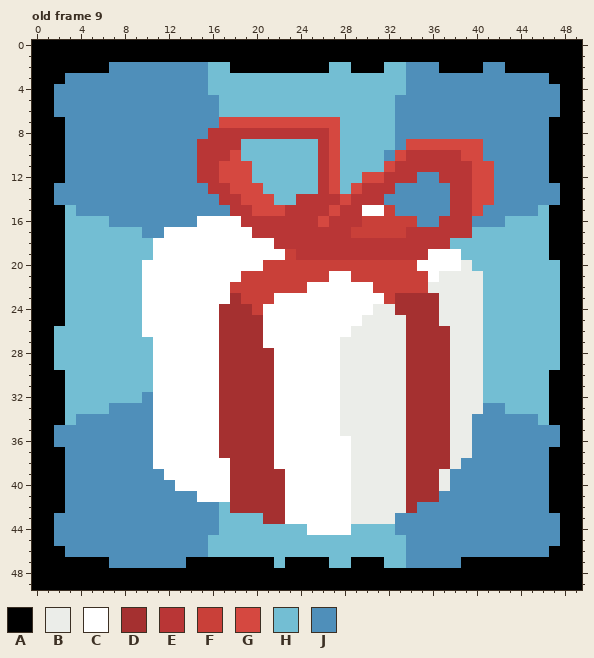
Pixel-art file: theSandbox/.ngstuff/medals.ase. Above is the file before it was changed.
50x50 pixels, 16 frames. Colours within 5 levels of each other are drawn and written as one. Shown: old frame 9. The commit also changed other frames, which this record leaves out.
Visible layers, top first: "Layer 1", "Layer 3", "Layer 2".
Palette (. is transparent): A #000000  B #ebede9  C #ffffff  D #a53030  E #b93636  F #c94039  G #d54840  H #73bed3  J #4f8fba
Pixels before, old frame 9 (only the part around the change), first column x 0:
 0 AAAAAAAAAAAAAAAAAAAAAAAAAAAAAAAAAAAAAAAAAAAAAAAAAA
 1 AAAAAAAAAAAAAAAAAAAAAAAAAAAAAAAAAAAAAAAAAAAAAAAAAA
 2 AAAAAAAJJJJJJJJJHHAAAAAAAAAHHAAAHHJJJAAAAJJAAAAAAA
 3 AAAJJJJJJJJJJJJJHHHHHHHHHHHHHHHHHHJJJJJJJJJJJJJAAA
 4 AAJJJJJJJJJJJJJJHHHHHHHHHHHHHHHHHHJJJJJJJJJJJJJJAA
 5 AAJJJJJJJJJJJJJJJHHHHHHHHHHHHHHHHJJJJJJJJJJJJJJJAA
 6 AAJJJJJJJJJJJJJJJHHHHHHHHHHHHHHHHJJJJJJJJJJJJJJJAA
 7 AAAJJJJJJJJJJJJJJGGGGGGGGGGGHHHHHJJJJJJJJJJJJJJAAA
 8 AAAJJJJJJJJJJJJJEEEEEEEEEEEGHHHHHJJJJJJJJJJJJJJAAA
 9 AAAJJJJJJJJJJJJEEEEHHHHHHHEGHHHHHJGGGGGGGJJJJJJAAA
10 AAAJJJJJJJJJJJJEEEGHHHHHHHEGHHHHJGEEEEEGGJJJJJJAAA
11 AAAJJJJJJJJJJJJEEGGGHHHHHHEGHHHHGEEEEEEEGGJJJJJAAA
12 AAAJJJJJJJJJJJJEEGGGHHHHHHEGHHGGEEEJJEEEGGJJJJJAAA
13 AAJJJJJJJJJJJJJJEEGGGHHHHHEGHGEEEJJJJJEEGGJJJJJJAA
14 AAJJJJJJJJJJJJJJJEEGGGHHEEEEGEEEJJJJJJEEGGJJJJJJAA
15 AAAHJJJJJJJJJJJJJJEEGGGEEEEGEECCFJJJJJEEGJJJJJHAAA
16 AAAHHHHJJJJJJJJCCCCEEEEEEEGEEEFFFFFJJEEEJJJHHHHAAA
17 AAAHHHHHHHJJCCCCCCCCEEEEEEEEEFFFFFEEEEEEHHHHHHHAAA
18 AAAHHHHHHHHCCCCCCCCCCCEEEEEEEEEEEEEEEEHHHHHHHHHAAA
19 AAAHHHHHHHHCCCCCCCCCCCCFEEEEEEEEEEEECCCHHHHHHHHAAA
20 AAAHHHHHHHCCCCCCCCCCCFFFFFFFFFFFFFFCCCCBHHHHHHHHAA
21 AAAHHHHHHHCCCCCCCCCFFFFFFFFCCFFFFFFFCBBBBHHHHHHHAA
22 AAAHHHHHHHCCCCCCCCFFFFFFFCCCCCCFFFFFBBBBBHHHHHHHAA
23 AAAHHHHHHHCCCCCCCCDFFFCCCCCCCCCCFDDDDBBBBHHHHHHHAA
24 AAAHHHHHHHCCCCCCCDDDFCCCCCCCCCCBBDDDDBBBBHHHHHHHAA
25 AAAHHHHHHHCCCCCCCDDDDCCCCCCCCCBBBBDDDBBBBHHHHHHHAA
26 AAHHHHHHHHCCCCCCCDDDDCCCCCCCCBBBBBDDDDBBBHHHHHHHAA
27 AAHHHHHHHHHCCCCCCDDDDCCCCCCCBBBBBBDDDDBBBHHHHHHHAA
28 AAHHHHHHHHHCCCCCCDDDDDCCCCCCBBBBBBDDDDBBBHHHHHHHAA
29 AAHHHHHHHHHCCCCCCDDDDDCCCCCCBBBBBBDDDDBBBHHHHHHHAA
30 AAAHHHHHHHHCCCCCCDDDDDCCCCCCBBBBBBDDDDBBBHHHHHHAAA
31 AAAHHHHHHHHCCCCCCDDDDDCCCCCCBBBBBBDDDDBBBHHHHHHAAA
32 AAAHHHHHHHJCCCCCCDDDDDCCCCCCBBBBBBDDDDBBBHHHHHHAAA
33 AAAHHHHJJJJCCCCCCDDDDDCCCCCCBBBBBBDDDDBBBJJHHHHAAA
34 AAAHJJJJJJJCCCCCCDDDDDCCCCCCBBBBBBDDDDBBJJJJJJHAAA
35 AAJJJJJJJJJCCCCCCDDDDDCCCCCCBBBBBBDDDDBBJJJJJJJJAA
36 AAJJJJJJJJJCCCCCCDDDDDCCCCCCCBBBBBDDDDBBJJJJJJJJAA
37 AAAJJJJJJJJCCCCCCDDDDDCCCCCCCBBBBBDDDDBBJJJJJJJAAA
38 AAAJJJJJJJJCCCCCCCDDDDCCCCCCCBBBBBDDDDBJJJJJJJJAAA
39 AAAJJJJJJJJJCCCCCCDDDDDCCCCCCBBBBBDDDBJJJJJJJJJAAA
40 AAAJJJJJJJJJJCCCCCDDDDDCCCCCCBBBBBDDDBJJJJJJJJJAAA
41 AAAJJJJJJJJJJJJCCCDDDDDCCCCCCBBBBBDDDJJJJJJJJJJAAA
42 AAAJJJJJJJJJJJJJJHDDDDDCCCCCCBBBBBDJJJJJJJJJJJJAAA
43 AAJJJJJJJJJJJJJJJHHHHDDCCCCCCBBBBJJJJJJJJJJJJJJJAA
44 AAJJJJJJJJJJJJJJJHHHHHHHHCCCCHHHHJJJJJJJJJJJJJJJAA
45 AAJJJJJJJJJJJJJJHHHHHHHHHHHHHHHHHHJJJJJJJJJJJJJJAA
46 AAAJJJJJJJJJJJJJHHHHHHHHHHHHHHHHHHJJJJJJJJJJJJJAAA
47 AAAAAAAJJJJJJJAAAAAAAAHAAAAHHAAAHHJJJJJAAAAAAAAAAA
48 AAAAAAAAAAAAAAAAAAAAAAAAAAAAAAAAAAAAAAAAAAAAAAAAAA
49 AAAAAAAAAAAAAAAAAAAAAAAAAAAAAAAAAAAAAAAAAAAAAAAAAA
After the commit:
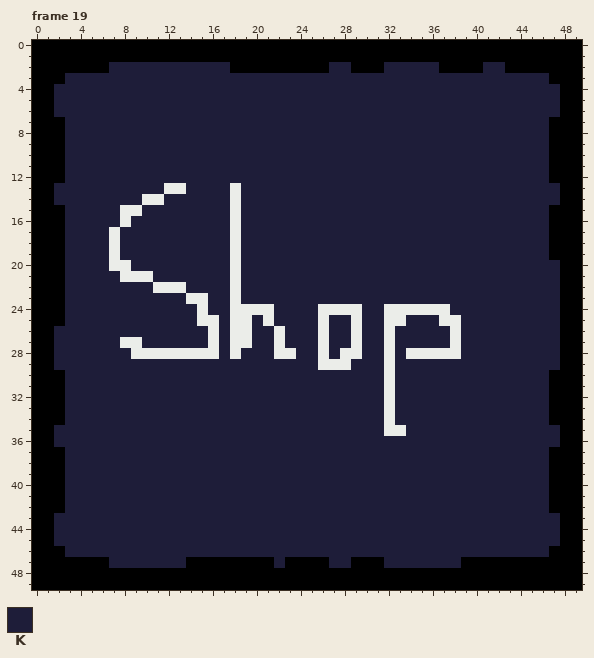
Colours new in this view: K #1e1d39
A new or re-ordered frame is compared with the old frame closest to it.
The exact change:
frames 16 -> 20
Changed rows in their new state; - is an unchanged pixel.
Frame 19 is new; against old frame 9, layer "Layer 3":
first column x 2:
 2 -----KKKKKKKKKKK---------KK---KKKKK----KK-----
 3 -KKKKKKKKKKKKKKKKKKKKKKKKKKKKKKKKKKKKKKKKKKKK-
 4 KKKKKKKKKKKKKKKKKKKKKKKKKKKKKKKKKKKKKKKKKKKKKK
 5 KKKKKKKKKKKKKKKKKKKKKKKKKKKKKKKKKKKKKKKKKKKKKK
 6 KKKKKKKKKKKKKKKKKKKKKKKKKKKKKKKKKKKKKKKKKKKKKK
 7 -KKKKKKKKKKKKKKKKKKKKKKKKKKKKKKKKKKKKKKKKKKKK-
 8 -KKKKKKKKKKKKKKKKKKKKKKKKKKKKKKKKKKKKKKKKKKKK-
 9 -KKKKKKKKKKKKKKKKKKKKKKKKKKKKKKKKKKKKKKKKKKKK-
10 -KKKKKKKKKKKKKKKKKKKKKKKKKKKKKKKKKKKKKKKKKKKK-
11 -KKKKKKKKKKKKKKKKKKKKKKKKKKKKKKKKKKKKKKKKKKKK-
12 -KKKKKKKKKKKKKKKKKKKKKKKKKKKKKKKKKKKKKKKKKKKK-
13 KKKKKKKKKKBBKKKKBKKKKKKKKKKKKKKKKKKKKKKKKKKKKK
14 KKKKKKKKBBKKKKKKBKKKKKKKKKKKKKKKKKKKKKKKKKKKKK
15 -KKKKKBBKKKKKKKKBKKKKKKKKKKKKKKKKKKKKKKKKKKKK-
16 -KKKKKBKKKKKKKKKBKKKKKKKKKKKKKKKKKKKKKKKKKKKK-
17 -KKKKBKKKKKKKKKKBKKKKKKKKKKKKKKKKKKKKKKKKKKKK-
18 -KKKKBKKKKKKKKKKBKKKKKKKKKKKKKKKKKKKKKKKKKKKK-
19 -KKKKBKKKKKKKKKKBKKKKKKKKKKKKKKKKKKKKKKKKKKKK-
20 -KKKKBBKKKKKKKKKBKKKKKKKKKKKKKKKKKKKKKKKKKKKKK
21 -KKKKKBBBKKKKKKKBKKKKKKKKKKKKKKKKKKKKKKKKKKKKK
22 -KKKKKKKKBBBKKKKBKKKKKKKKKKKKKKKKKKKKKKKKKKKKK
23 -KKKKKKKKKKKBBKKBKKKKKKKKKKKKKKKKKKKKKKKKKKKKK
24 -KKKKKKKKKKKKBKKBBBBKKKKBBBBKK-BBBB-KKKKKKKKKK
25 -KKKKKKKKKKKKBBKBBKBKKKKBKKBKK--KKK--KKKKKKKKK
26 KKKKKKKKKKKKKKBKBBKKBKKKBKK-KK-KKKKK-KKKKKKKKK
27 KKKKKKBBKKKKKKBKBBKKBKKKBKK-KK-KKKKK-KKKKKKKKK
28 KKKKKKKBBBBBBBBKBKKKBBKKBK--KK-KBBBB-KKKKKKKKK
29 KKKKKKKKKKKKKKKKKKKKKKKKBB-KKK-KKKKKKKKKKKKKKK
30 -KKKKKKKKKKKKKKKKKKKKKKKKKKKKK-KKKKKKKKKKKKKK-
31 -KKKKKKKKKKKKKKKKKKKKKKKKKKKKK-KKKKKKKKKKKKKK-
32 -KKKKKKKKKKKKKKKKKKKKKKKKKKKKK-KKKKKKKKKKKKKK-
33 -KKKKKKKKKKKKKKKKKKKKKKKKKKKKK-KKKKKKKKKKKKKK-
34 -KKKKKKKKKKKKKKKKKKKKKKKKKKKKK-KKKKKKKKKKKKKK-
35 KKKKKKKKKKKKKKKKKKKKKKKKKKKKKK--KKKKKKKKKKKKKK
36 KKKKKKKKKKKKKKKKKKKKKKKKKKKKKKKKKKKKKKKKKKKKKK
37 -KKKKKKKKKKKKKKKKKKKKKKKKKKKKKKKKKKKKKKKKKKKK-
38 -KKKKKKKKKKKKKKKKKKKKKKKKKKKKKKKKKKKKKKKKKKKK-
39 -KKKKKKKKKKKKKKKKKKKKKKKKKKKKKKKKKKKKKKKKKKKK-
40 -KKKKKKKKKKKKKKKKKKKKKKKKKKKKKKKKKKKKKKKKKKKK-
41 -KKKKKKKKKKKKKKKKKKKKKKKKKKKKKKKKKKKKKKKKKKKK-
42 -KKKKKKKKKKKKKKKKKKKKKKKKKKKKKKKKKKKKKKKKKKKK-
43 KKKKKKKKKKKKKKKKKKKKKKKKKKKKKKKKKKKKKKKKKKKKKK
44 KKKKKKKKKKKKKKKKKKKKKKKKKKKKKKKKKKKKKKKKKKKKKK
45 KKKKKKKKKKKKKKKKKKKKKKKKKKKKKKKKKKKKKKKKKKKKKK
46 -KKKKKKKKKKKKKKKKKKKKKKKKKKKKKKKKKKKKKKKKKKKK-
47 -----KKKKKKK--------K----KK---KKKKKKK---------
Where, in picture pixels (left, top, right, bottom), the same in both pictures:
changed: (54, 62, 560, 568)
